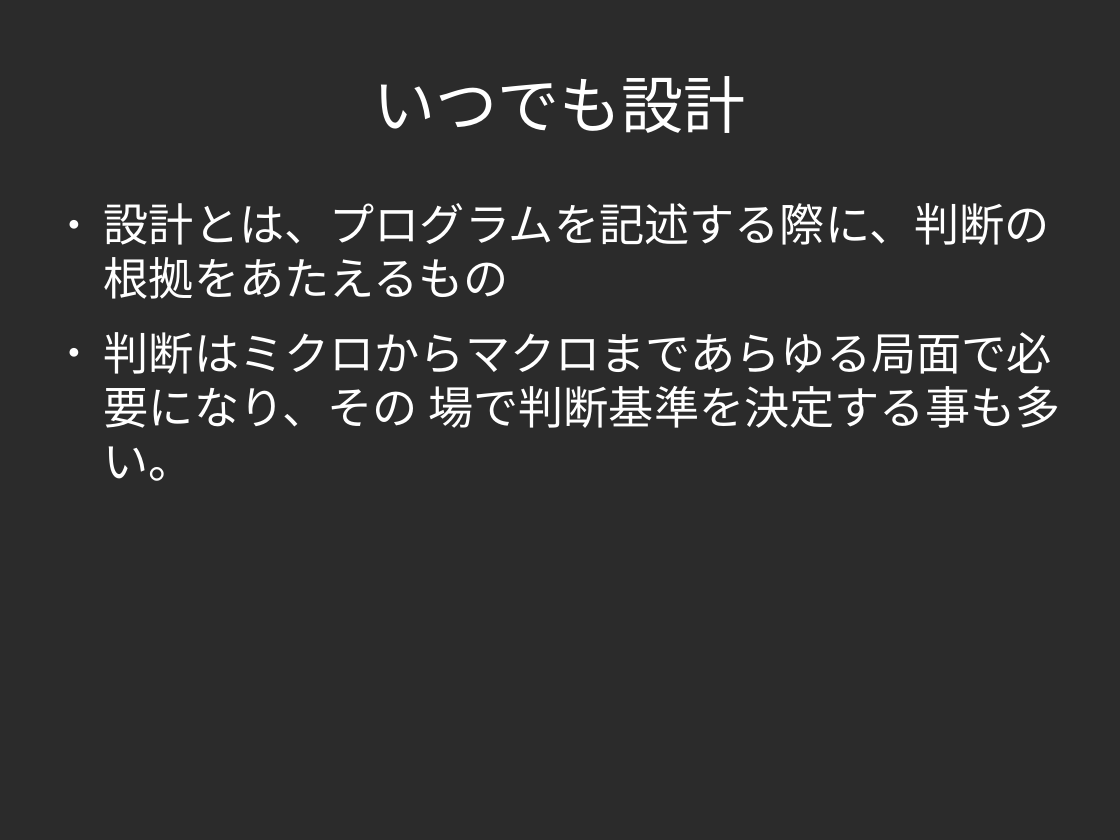
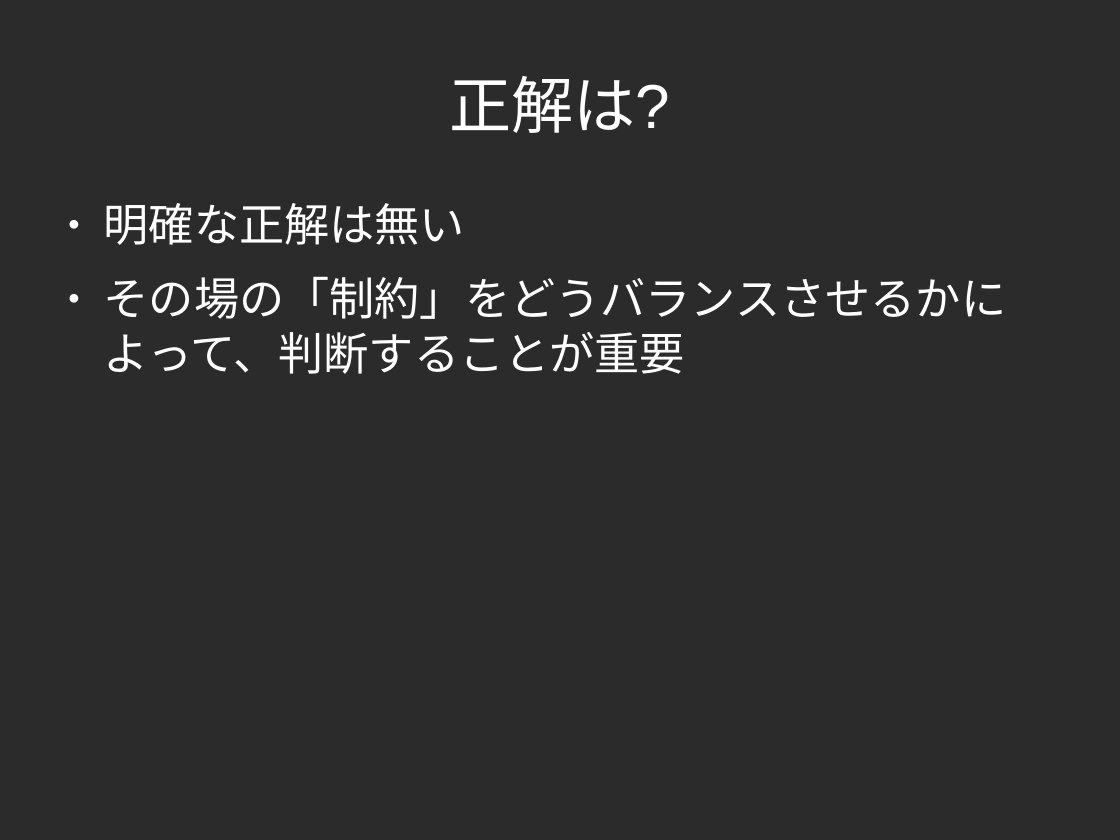
Before and after one commit to yojik/yojik-lib, a slide deck: slide 38 of 2009devsumi/oo_exercise/doc/devsum.odp. Drawn at 1120x840 pixels with LibreOffice and Linux fonts; fonts in the diff are those of the drawing; background and template pictures are left out; a plain dark background stands for a picture behind light text. Boxes give left, top, right and bottom in pixels: in the first picture for what was removed or moved away, otherwise in the second. Text is boxed around its words. In the diff, an @@ line names an element or a change of style, - is before the commit and + after.

```diff
--- a/2009devsumi/oo_exercise/doc/devsum.odp
+++ b/2009devsumi/oo_exercise/doc/devsum.odp
@@ title at (449,76,670,133): text changed @@
-いつでも設計
+正解は?
@@ text at (104,203,1006,374): text changed @@
-● 設計とは、プログラムを記述する際に、判断の根拠をあたえるもの
-● 判断はミクロからマクロまであらゆる局面で必要になり、その 場で判断基準を決定する事も多い。
+● 明確な正解は無い
+● その場の「制約」をどうバランスさせるかによって、判断することが重要
```
Also in this commit, not shown: 25 other slides changed, 14 slides added, 14 slides removed.
